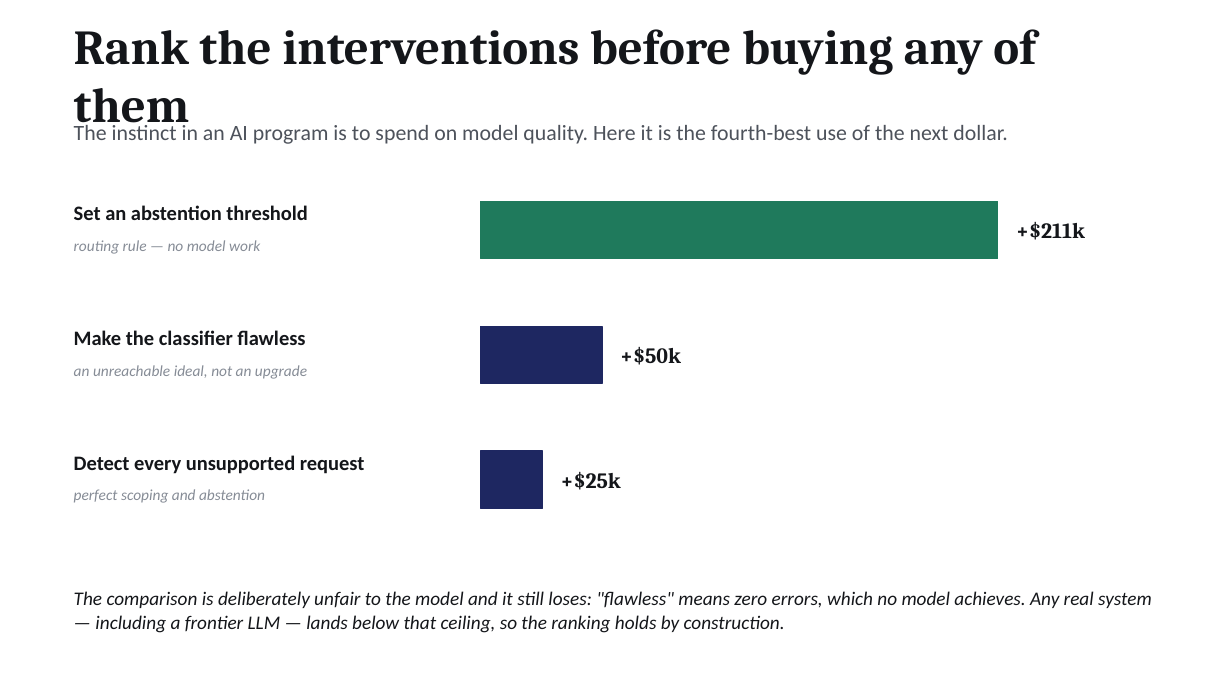
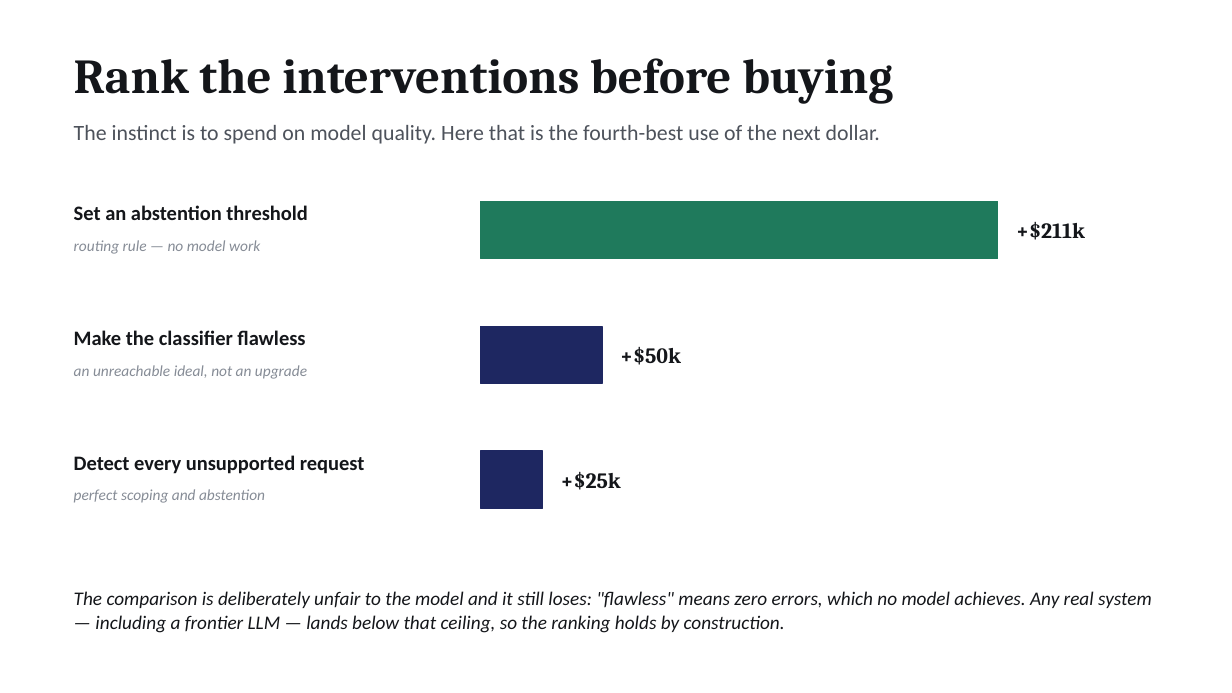
Before and after one commit to paytonnguyen-creator/ecommerce-customer-retention-analysis, a slide deck: slide 4 of ai-support-automation/docs/ai-support-automation-executive-deck.pptx. Drawn at 1232x693 pixels with LibreOffice and Linux fonts; fonts in the diff are those of the drawing. Boxes give left, top, right and bottom in pixels: in the first picture for what was removed or moved away, otherwise in the second. Text is boxed around its words. In the diff, an @@ line names an element or a change of style, - is before the commit and + after.

```diff
--- a/ai-support-automation/docs/ai-support-automation-executive-deck.pptx
+++ b/ai-support-automation/docs/ai-support-automation-executive-deck.pptx
@@ text at box(74, 58, 893, 103): text changed @@
-Rank the interventions before buying any of them
+Rank the interventions before buying
@@ text at box(74, 125, 880, 144): text changed @@
-The instinct in an AI program is to spend on model quality. Here it is the fourth-best use of the next dollar.
+The instinct is to spend on model quality. Here that is the fourth-best use of the next dollar.
```
Also in this commit, not shown: 2 other slides changed, 10 other files.
